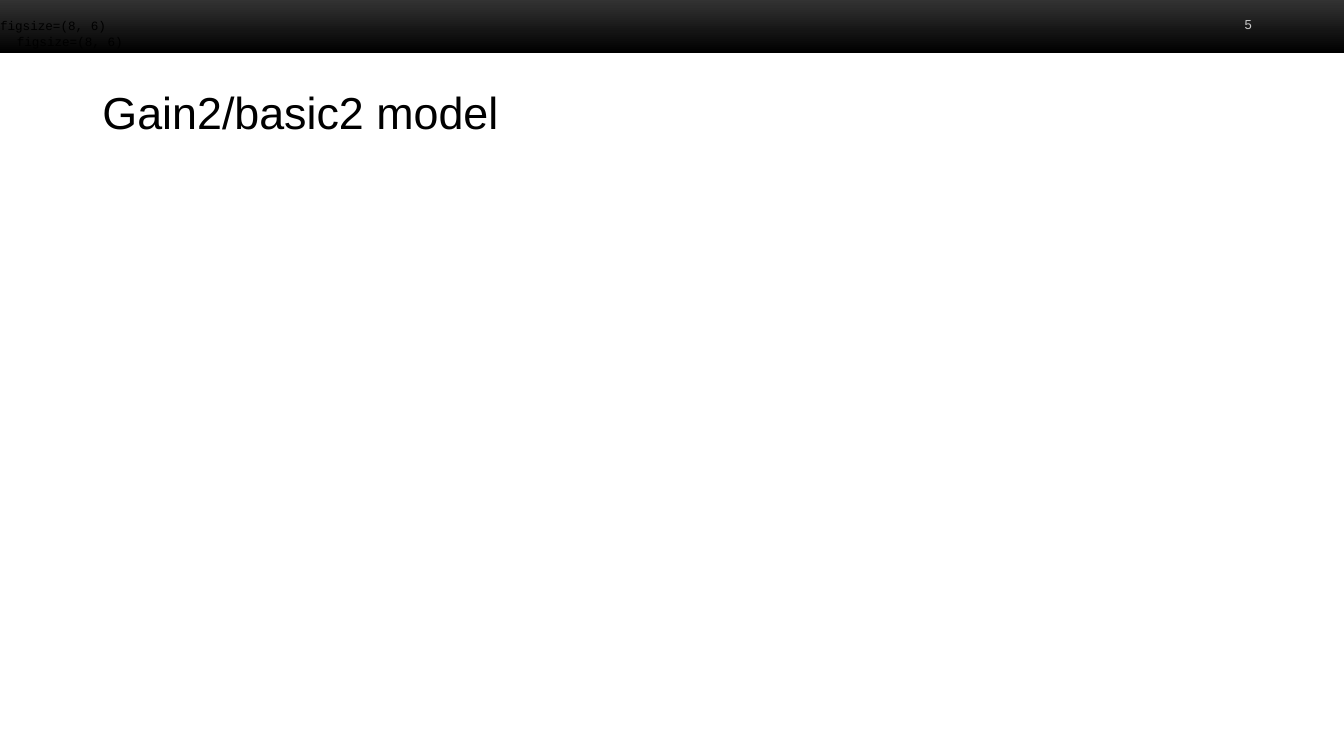
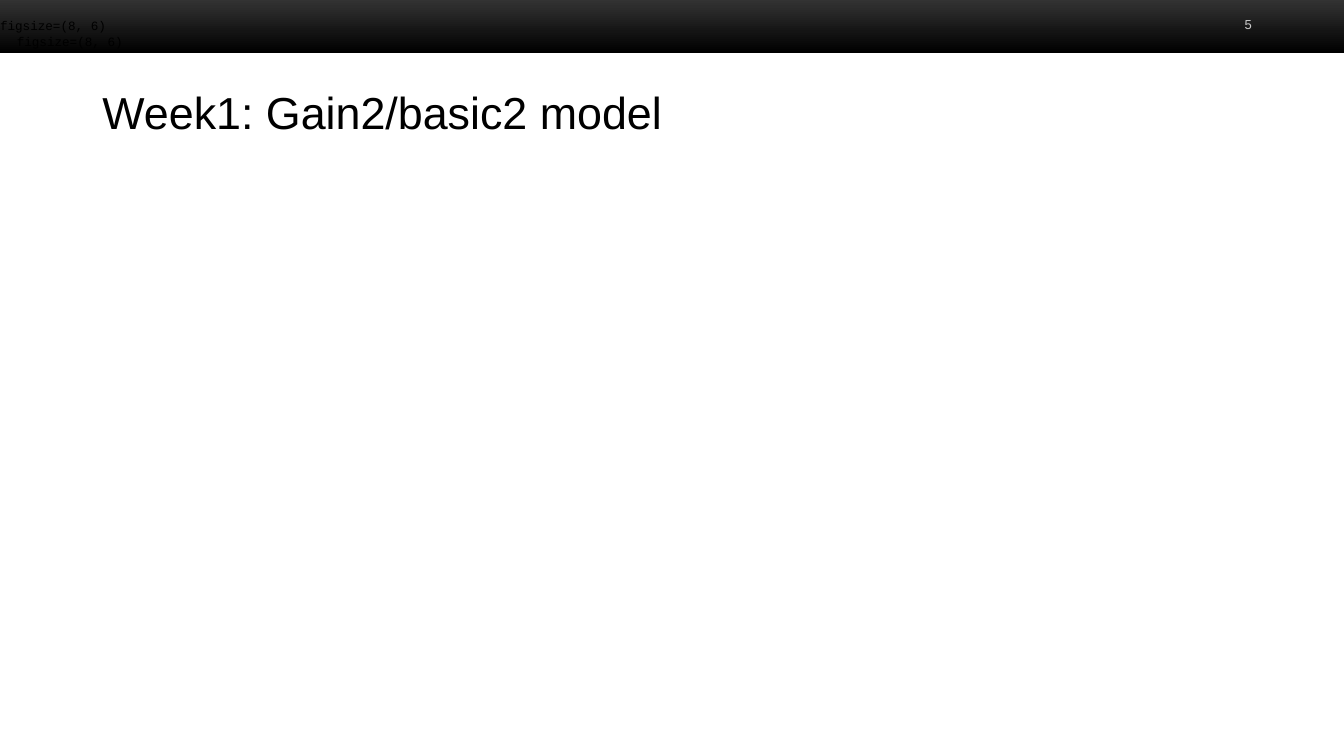
Before and after one commit to trustyuke/PsychRNN, a slide deck: slide 5 of worklog/worklog1.pptx. Drawn at 1344x756 pixels with LibreOffice and Linux fonts; fonts in the diff are those of the drawing; grey boxes stand for pictures; background and template pictures are left out. Boxes give left, top, right and bottom in pixels: in the first picture for what was removed or moved away, otherwise in the second. Text is boxed around its words. In the diff, an @@ line names an element or a change of style, - is before the commit and + after.

Commit message:
Test on different thresholds
Test some trained model on 0.6 and 0.8 threshold

```diff
--- a/worklog/worklog1.pptx
+++ b/worklog/worklog1.pptx
@@ title at <box>102,96,662,130</box>: text changed @@
-Gain2/basic2 model
+Week1: Gain2/basic2 model
```
Also in this commit, not shown: 1 other slide changed, 10 slides added, 33 other files.
